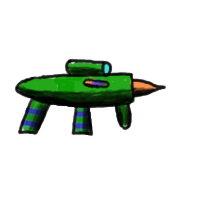
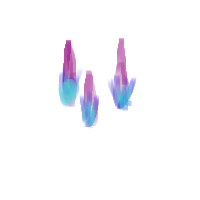
Before/after of a w=200, h=200 layered artwork. What changed in the layer stack:
added layer "psi color" above "handguns lines" over [58, 38, 137, 129]
hid "handguns lines" over [14, 58, 167, 137]
hid "handguns shadow" over [15, 66, 155, 136]
hid "handguns color" over [17, 61, 158, 136]
